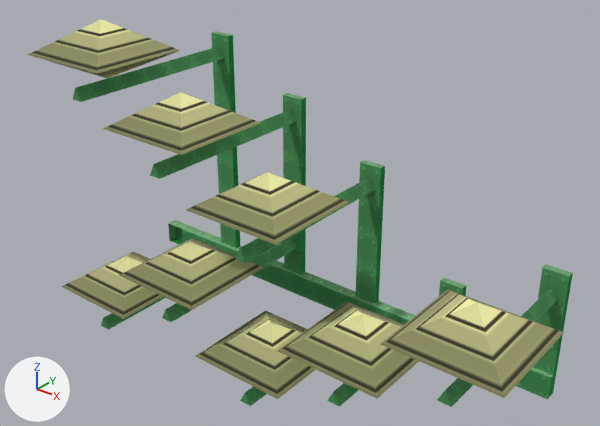
One commit to the glTF model site/public/sm64ds/models/rc_dorifu2.glb: the scene before it, then after it.
Camera for both pictures: a camera (50 mm lens) standing at (224.0, -243.0, 165.0) and looking at (5.0, 31.0, -5.0). Lighting does not change. The marker at lower left points along +X, +Y and +Z. The picture after the commit comes second.

Before the edit, the objects in view are built like this:
```python
ob_rc_dorifu2 = bpy.data.objects.new('rc_dorifu2', me_rc_dorifu2)
ob_rc_dorifu2.location = (0.0, 0.0, 0.0)
```
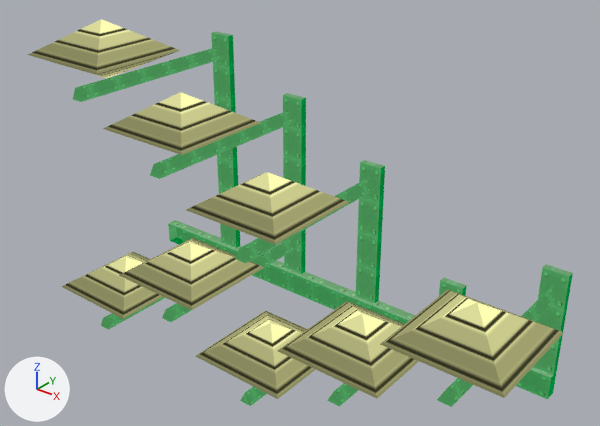
Edits to the bpy script that builds the scene:
```text
Change mat_mat_line:
    remove # nodes: BsdfPrincipled, CombineXYZ, Math, Mix, OutputMaterial, SeparateXYZ, TexImage, UVMap, VertexColor
    nodes: BsdfTransparent, CombineXYZ, Emission, LightPath, Math, Mix, MixShader, OutputMaterial, SeparateXYZ, TexImage, UVMap, VertexColor
Change mat_mat_teppan:
    remove # nodes: BsdfPrincipled, Mix, OutputMaterial, TexImage, VertexColor
    nodes: BsdfTransparent, Emission, LightPath, Mix, MixShader, OutputMaterial, TexImage, VertexColor
```

Pixel boxes (x1, y1, x2, y2) of what changed, in the pictures (600 x 426 px):
'rc_dorifu2', recoloured: (33, 19, 573, 407) in both
